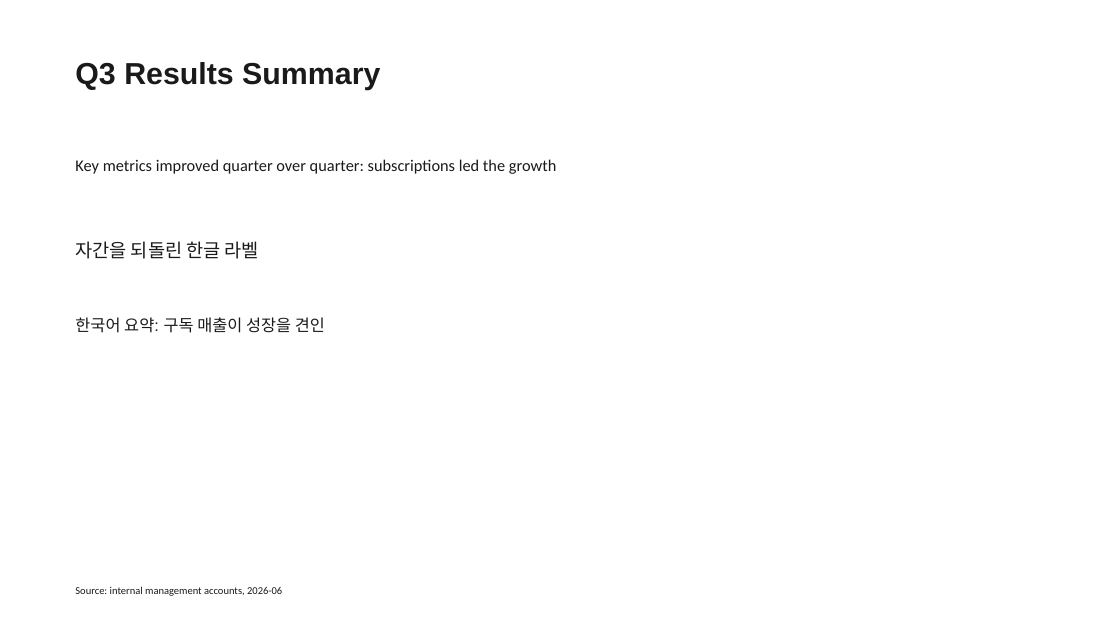
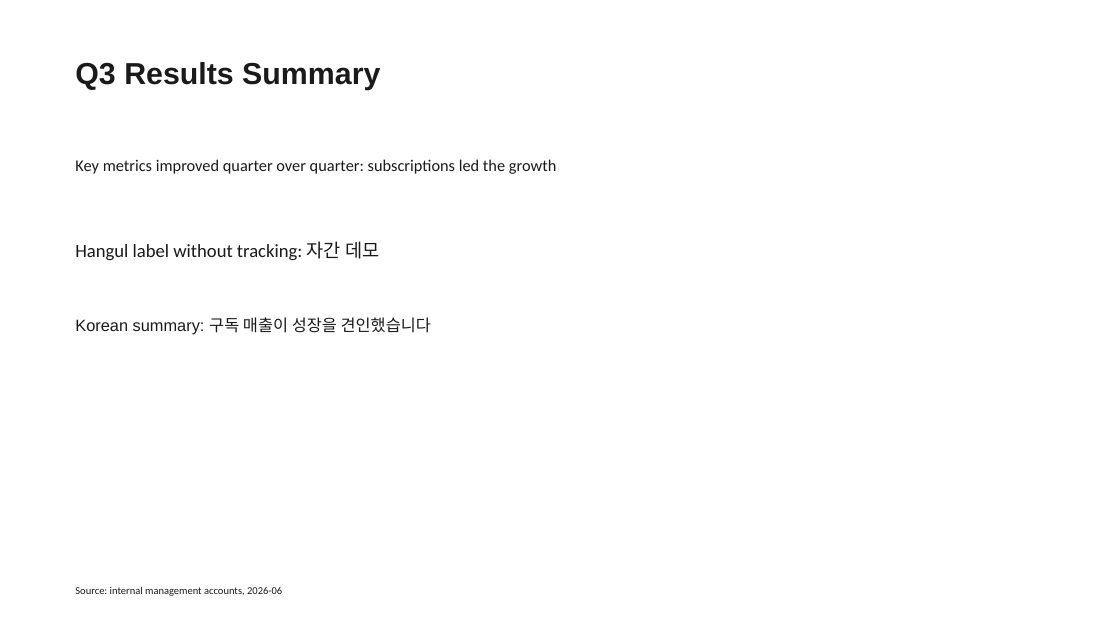
Before and after one commit to Love-Ash/archforge, a slide deck: slide 1 of examples/fixed_en.pptx. Drawn at 1120x630 pixels with LibreOffice and Linux fonts; fonts in the diff are those of the drawing. Boxes give left, top, right and bottom in pixels: in the first picture for what was removed or moved away, otherwise in the second. Text is boxed around its words. In the diff, an @@ line names an element or a change of style, - is before the commit and + after.

Commit message:
Lead the demo deck's Hangul payload lines with English labels

```diff
--- a/examples/fixed_en.pptx
+++ b/examples/fixed_en.pptx
@@ text at box(75, 241, 379, 260): text changed @@
-자간을 되돌린 한글 라벨
+Hangul label without tracking: 자간 데모
@@ text at box(75, 317, 431, 334): text changed @@
-한국어 요약: 구독 매출이 성장을 견인
+Korean summary: 구독 매출이 성장을 견인했습니다
```
Also in this commit, not shown: 7 other files.
